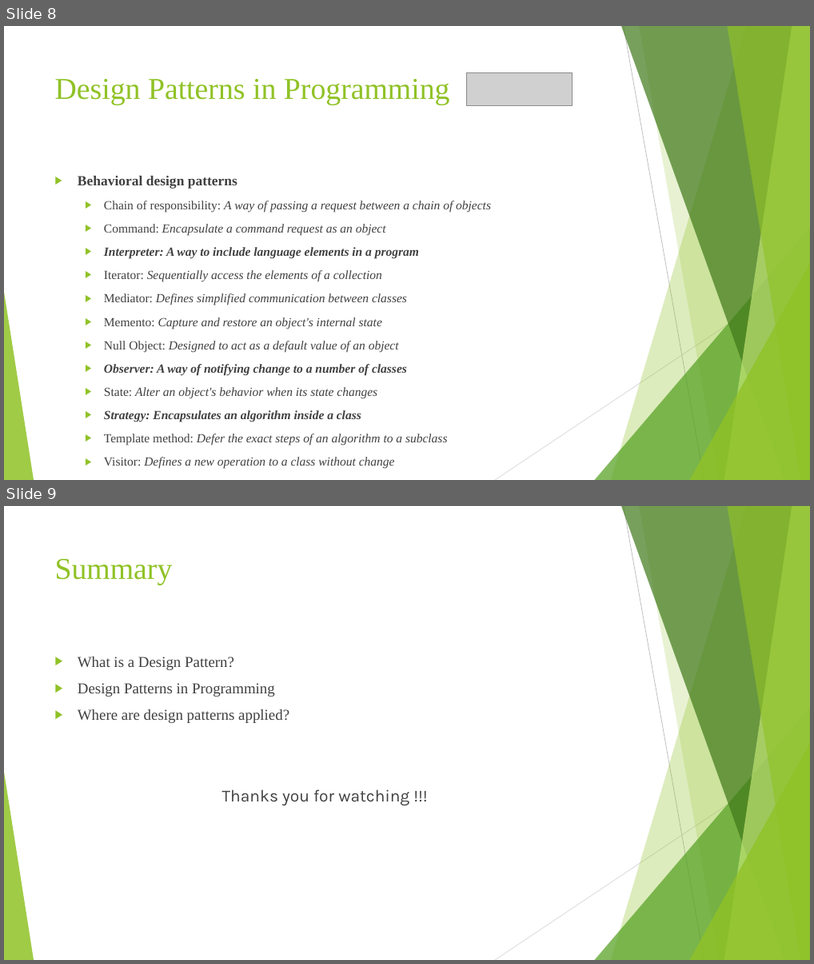
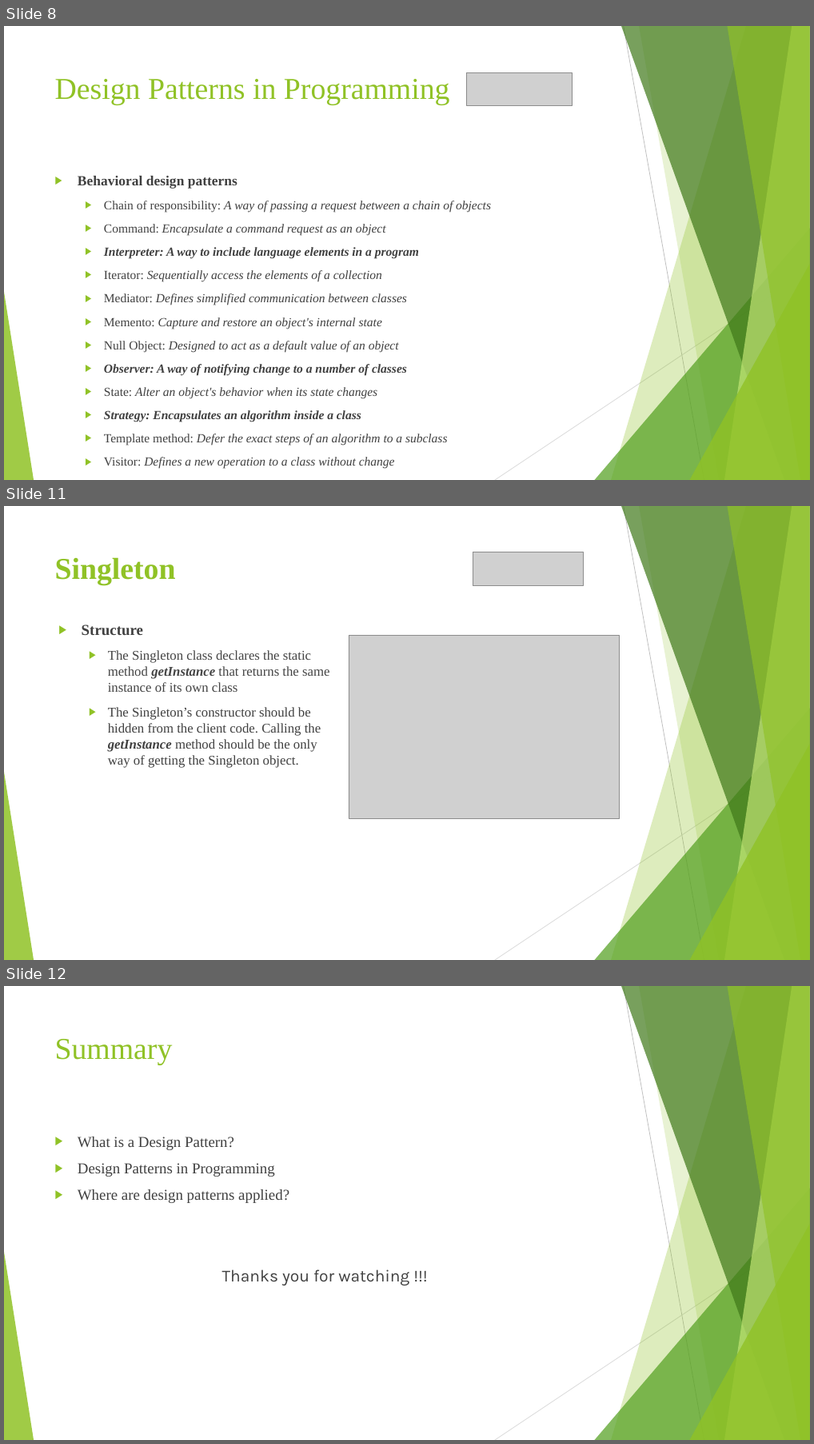
Before and after one commit to ThanhTrieu/php-docker, a slide deck: docs/Design Pattern - Introduction and Demo with PHP.pptx. Shown one above the other, each under a label of ours: slides 8 and 9 before the commit, slides 8, 11 and 12 after it; the slides between them are not shown. The pictures are 814x964 and 814x1444 pixels, drawn with LibreOffice and Linux fonts; fonts in the diff are those of the drawing; grey boxes stand for pictures. Boxes give left, top, right and bottom in pixels: in the first picture for what was removed or moved away, otherwise in the second. Text is boxed around its words. In the diff, an @@ line names an element or a change of style, - is before the commit and + after.

```diff
--- a/docs/Design Pattern - Introduction and Demo with PHP.pptx
+++ b/docs/Design Pattern - Introduction and Demo with PHP.pptx
@@ slide 11 added at [4,506,810,960], background #FFFFFF; not listed: 10 template elements that a slide beside it also shows @@
@@ picture added at [474,552,583,585] @@
@@ title added at [55,557,176,585], 36 pt, text #90C226, bold @@
+Singleton
@@ text added at [82,624,330,768], 16 pt, text #404040 @@
+▶ Structure
+  ▶ The Singleton class declares the static method getInstance that returns the same instance of its own class
+  ▶ The Singleton’s constructor should be hidden from the client code. Calling the getInstance method should be the only way of getting the Singleton object.
@@ picture added at [349,636,620,818] @@
@@ what was slide 9 is now slide 12 @@
```
Also in this commit, not shown: 2 other slides added.
